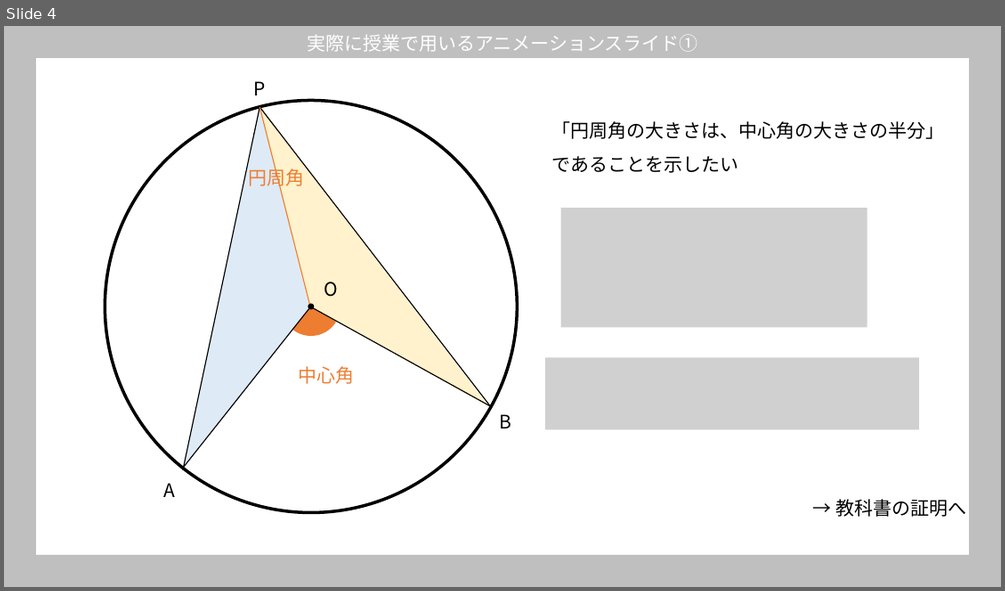
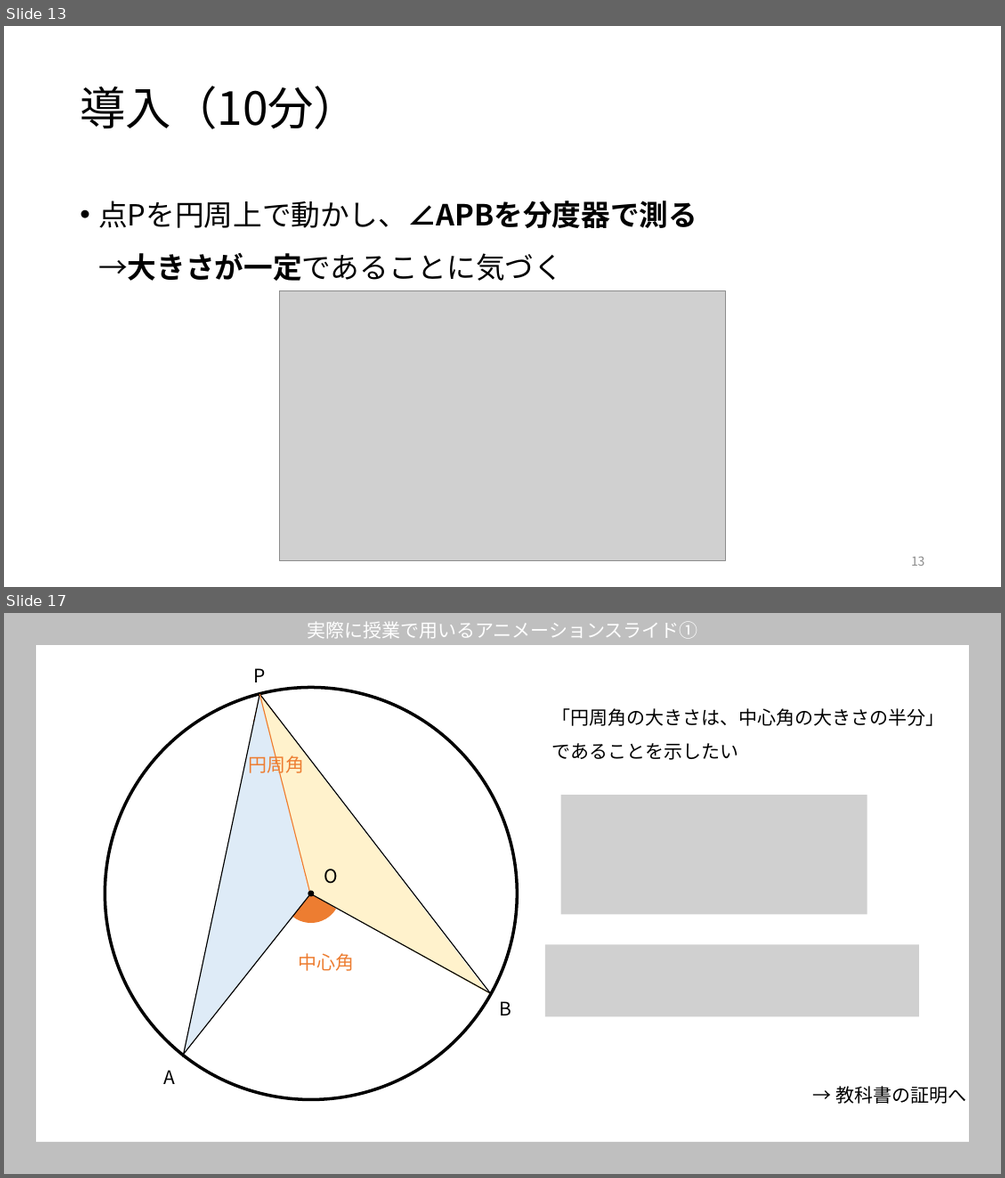
Before and after one commit to ogata222/ogata222.github.io, a slide deck: 円周角の定理_発表会用授業イメージ説明.pptx. Shown one above the other, each under a label of ours: slide 4 before the commit, slides 13 and 17 after it; the slides between them are not shown. The pictures are 1005x591 and 1005x1178 pixels, drawn with LibreOffice and Linux fonts; fonts in the diff are those of the drawing; grey boxes stand for pictures. Boxes give left, top, right and bottom in pixels: in the first picture for what was removed or moved away, otherwise in the second. Text is boxed around its words. In the diff, an @@ line names an element or a change of style, - is before the commit and + after.

```diff
--- a/円周角の定理_発表会用授業イメージ説明.pptx
+++ b/円周角の定理_発表会用授業イメージ説明.pptx
@@ slide 13 added at [4,26,1001,587], background #FFFFFF @@
@@ title added at [80,86,359,129], 44 pt, text #000000 @@
+導入（10分）
@@ text added at [98,200,697,281], 28 pt, text #000000 @@
+• 点Pを円周上で動かし、∠APBを分度器で測る
+  →大きさが一定であることに気づく
@@ picture added at [279,290,725,561] @@
@@ page number added at [911,556,925,565], 12 pt, text #8C8C8C @@
+13
@@ what was slide 4 is now slide 17 @@
```
Also in this commit, not shown: 3 slides changed, 15 other slides added, 4 slides removed.
